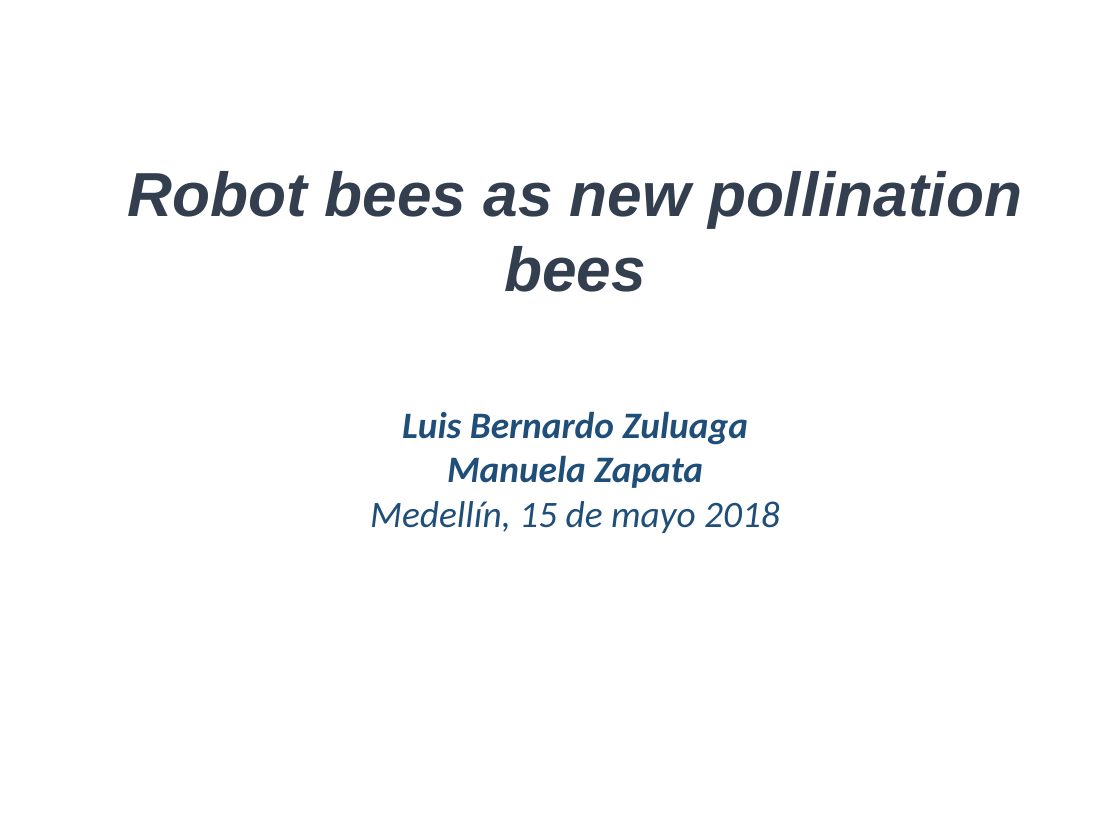
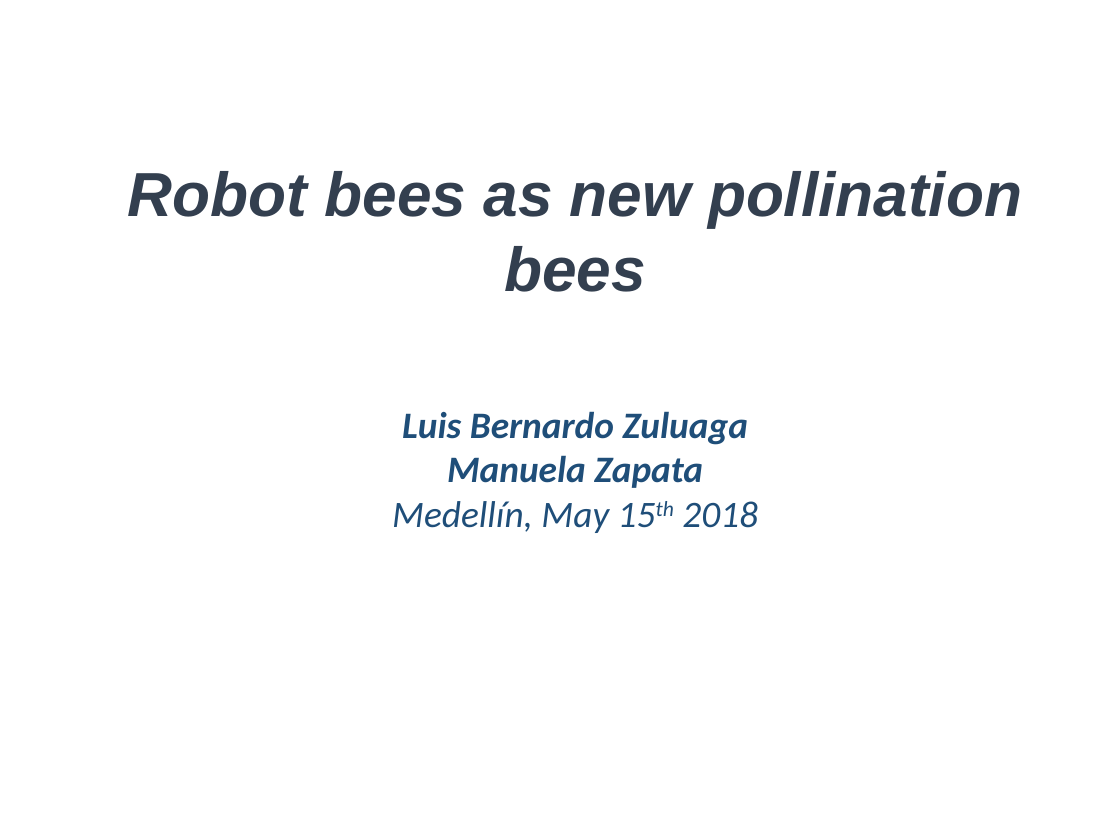
Before and after one commit to lbzuluagag/ST0245-032, a slide deck: slide 1 of proyecto/DatosProyecto.pptx. Drawn at 1120x840 pixels with LibreOffice and Linux fonts; fonts in the diff are those of the drawing; background and template pictures are left out. Boxes give left, top, right and bottom in pixels: in the first picture for what was removed or moved away, otherwise in the second. Text is boxed around its words. In the diff, an @@ line names an element or a change of style, - is before the commit and + after.

```diff
--- a/proyecto/DatosProyecto.pptx
+++ b/proyecto/DatosProyecto.pptx
@@ text at (392, 501, 758, 533): text changed @@
-Medellín, 15 de mayo 2018
+Medellín, May 15th 2018
```
Also in this commit, not shown: 3 other slides changed, 1 slide removed, 1 other file.
